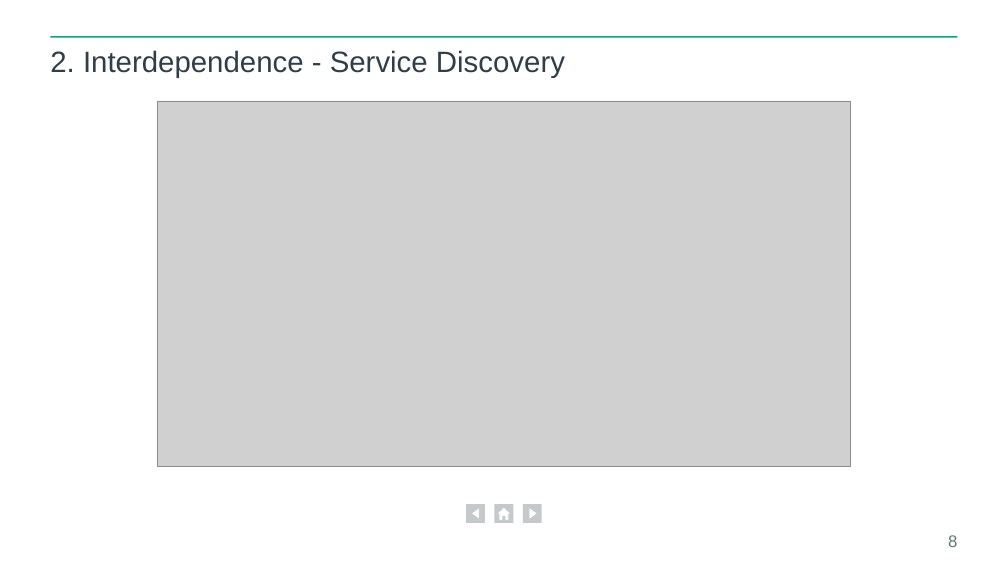
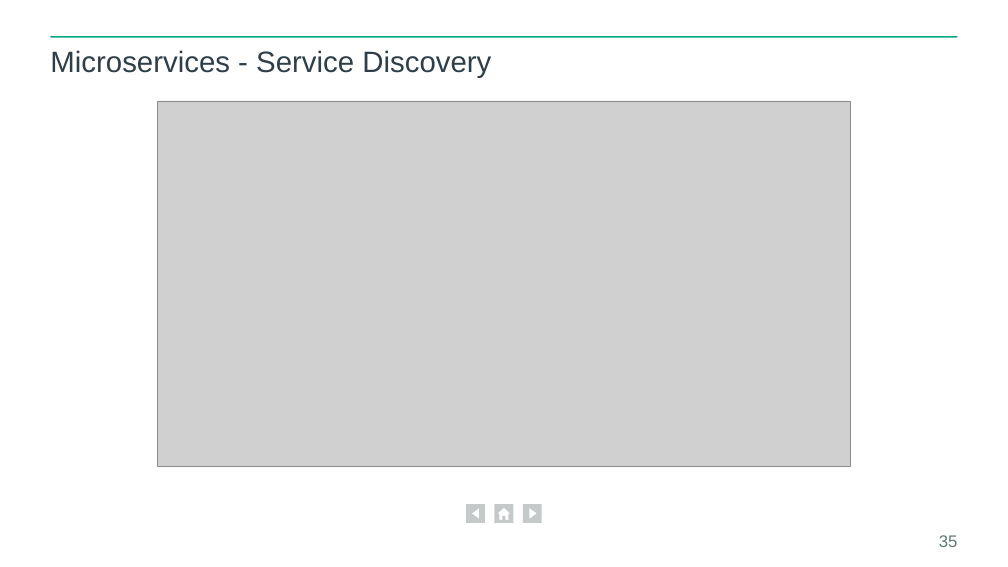
Before and after one commit to eljuanchosf/smit-training, a slide deck: slide 35 of dev/12 factor apps.pptx (slide 8 before the commit). Drawn at 1008x567 pixels with LibreOffice and Linux fonts; fonts in the diff are those of the drawing; grey boxes stand for pictures; background and template pictures are left out. Boxes give left, top, right and bottom in pixels: in the first picture for what was removed or moved away, otherwise in the second. Text is boxed around its words. In the diff, an @@ line names an element or a change of style, - is before the commit and + after.

```diff
--- a/dev/12 factor apps.pptx
+++ b/dev/12 factor apps.pptx
@@ title at <box>50,50,491,78</box>: text changed @@
-2. Interdependence - Service Discovery
+Microservices - Service Discovery
@@ page number at <box>939,535,958,547</box>: text changed @@
-8
+35
```
Also in this commit, not shown: 1 other slide changed, 3 slides added, 2 slides removed, 5 other files.
